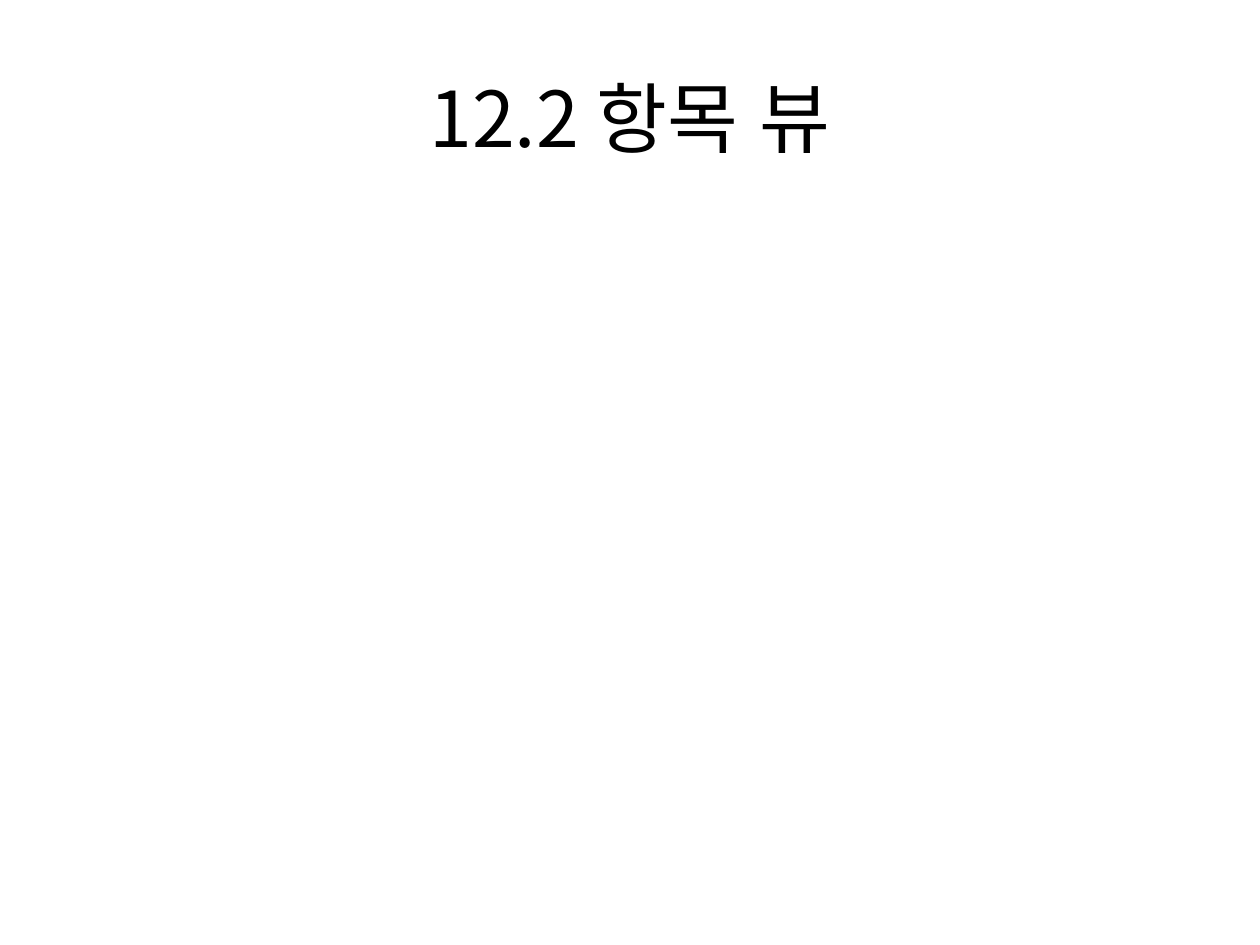
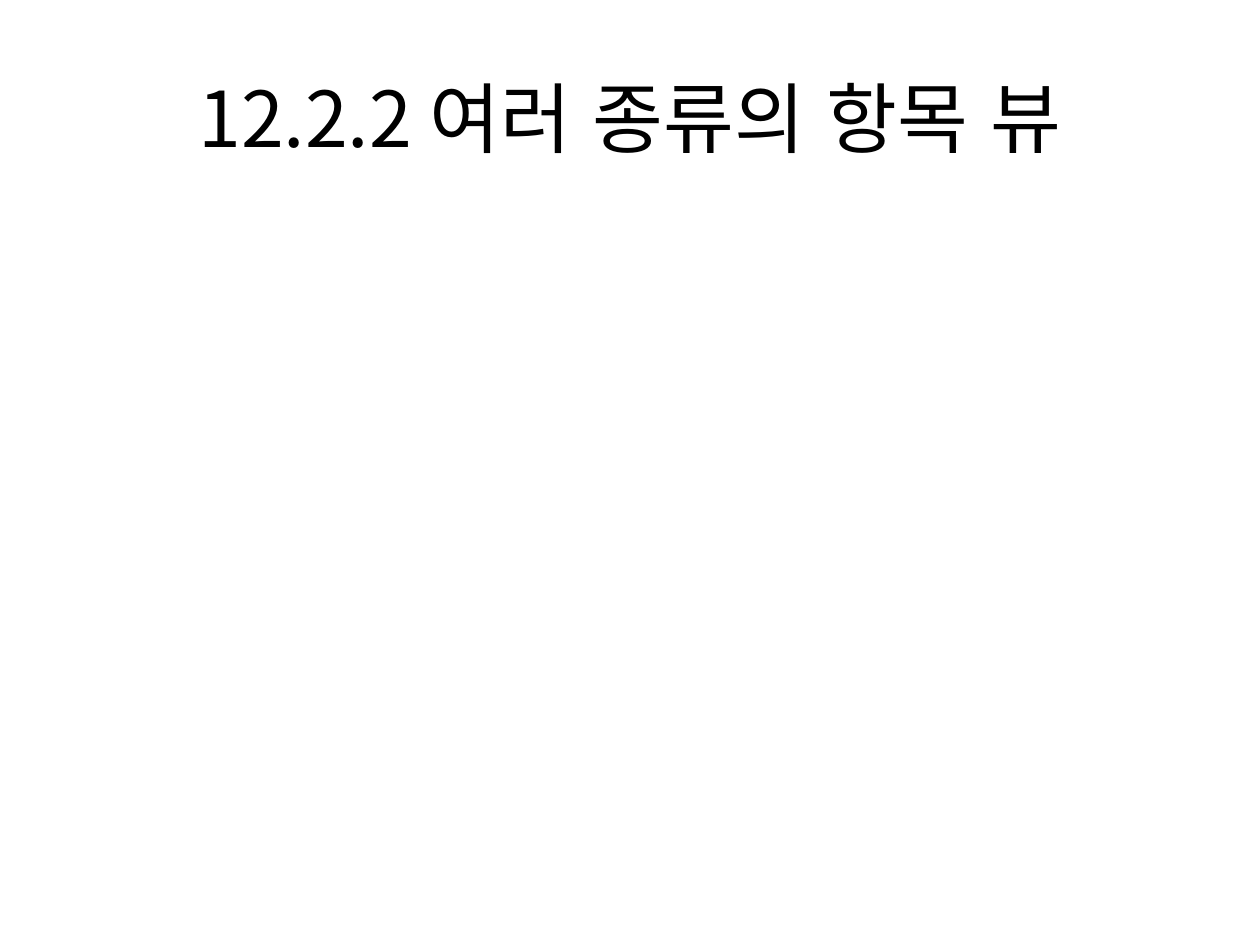
Before and after one commit to dummyFirst/NHK_Japanese, a slide deck: slide 18 of Android/안드로이드 프로그래밍 정복/Chapter12 어댑터뷰.pptx (slide 14 before the commit). Drawn at 1260x945 pixels with LibreOffice and Linux fonts; fonts in the diff are those of the drawing. Boxes give left, top, right and bottom in pixels: in the first picture for what was removed or moved away, otherwise in the second. Text is boxed around its words. In the diff, an @@ line names an element or a change of style, - is before the commit and + after.

Commit message:
Add 커스텀 항목 뷰

```diff
--- a/Android/안드로이드 프로그래밍 정복/Chapter12 어댑터뷰.pptx
+++ b/Android/안드로이드 프로그래밍 정복/Chapter12 어댑터뷰.pptx
@@ title at box(198, 82, 1061, 153): text changed @@
-12.2 항목 뷰
+12.2.2 여러 종류의 항목 뷰
```
Also in this commit, not shown: 7 other slides changed, 4 slides added.
